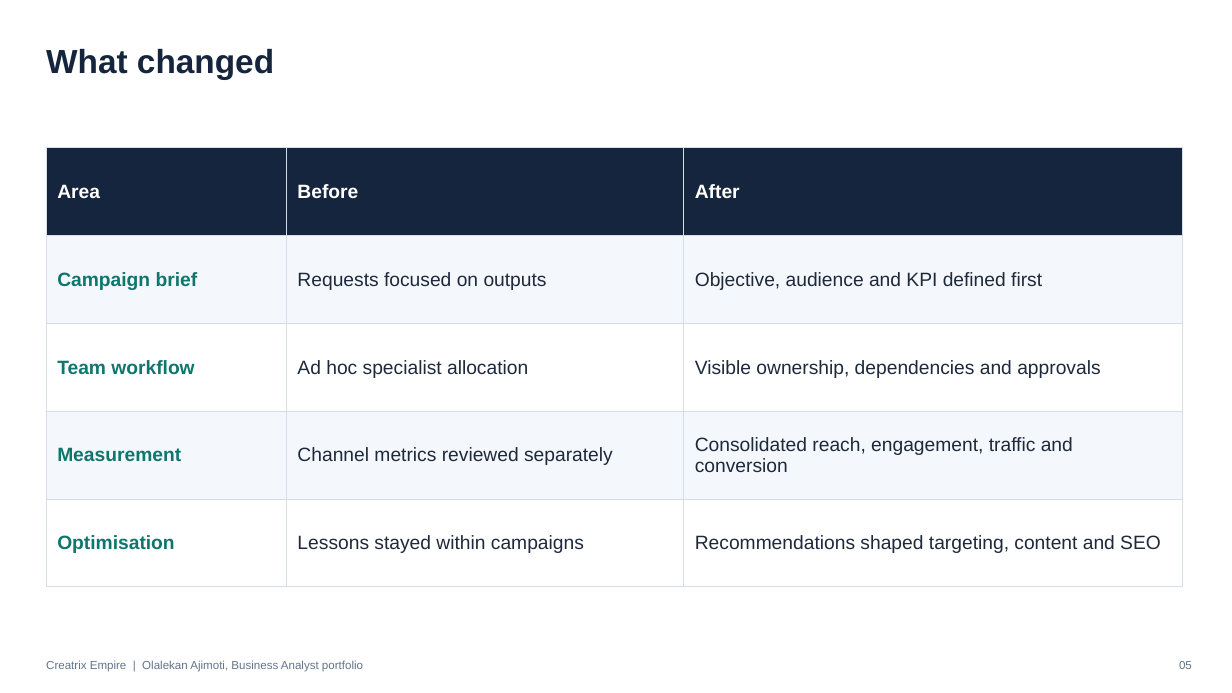
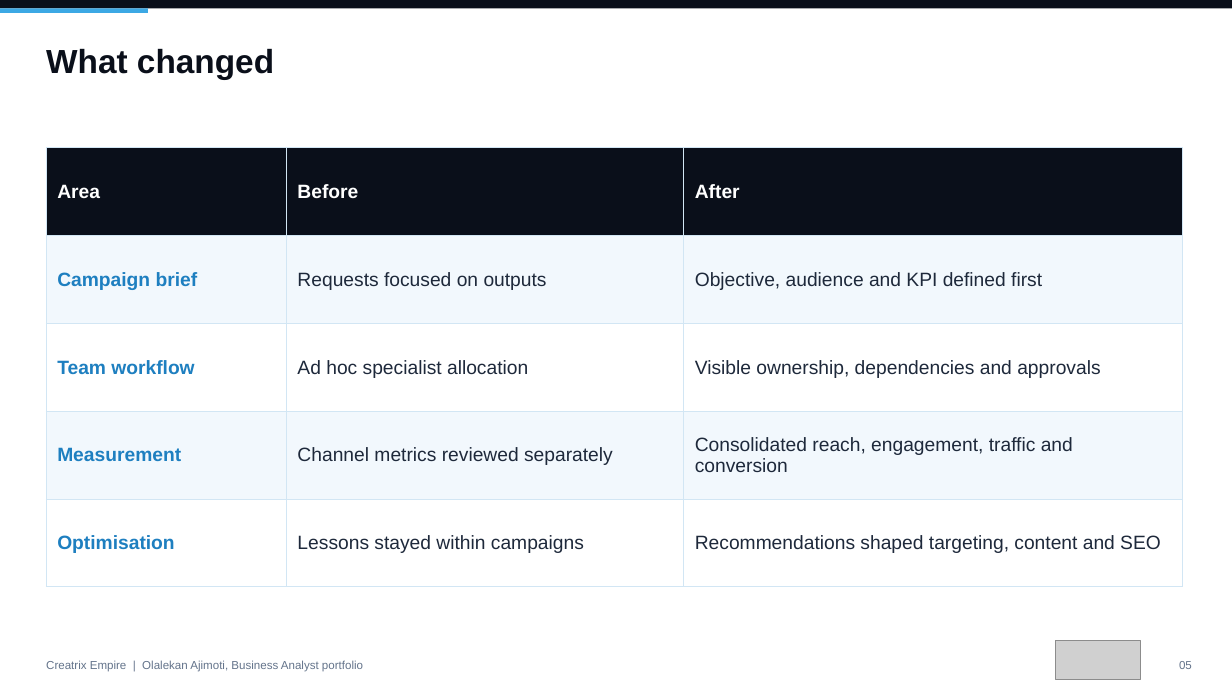
Before and after one commit to olalekanajimoti/business-analyst-portfolio, a slide deck: slide 5 of 01-delivered-case-studies/creatrix-marketing-analytics/Deck/Executive_Deck.pptx. Drawn at 1232x693 pixels with LibreOffice and Linux fonts; fonts in the diff are those of the drawing; grey boxes stand for pictures. Boxes give left, top, right and bottom in pixels: in the first picture for what was removed or moved away, otherwise in the second. Text is boxed around its words. In the diff, an @@ line names an element or a change of style, - is before the commit and + after.

```diff
--- a/01-delivered-case-studies/creatrix-marketing-analytics/Deck/Executive_Deck.pptx
+++ b/01-delivered-case-studies/creatrix-marketing-analytics/Deck/Executive_Deck.pptx
@@ rectangle added at bbox=[0, 0, 1232, 8], fill #0A0F1A @@
@@ rectangle added at bbox=[0, 8, 148, 13], fill #3CA8E4 @@
@@ text "What changed" at bbox=[46, 48, 274, 79]: text colour #15253D to #0A0F1A @@
@@ table at bbox=[46, 148, 1183, 557] @@
@@ fill #15253D to #0A0F1A in row 1 @@
@@ fill #F4F7FB to #F2F8FD in 6 cells @@
@@ text colour #0F766E to #1E7FC0 in "Campaign brief", "Team workflow", "Measurement", "Optimisation" @@
@@ borders changed @@
@@ picture added at bbox=[1055, 640, 1141, 679] @@
```
Also in this commit, not shown: 6 other slides changed, 7 other files.
